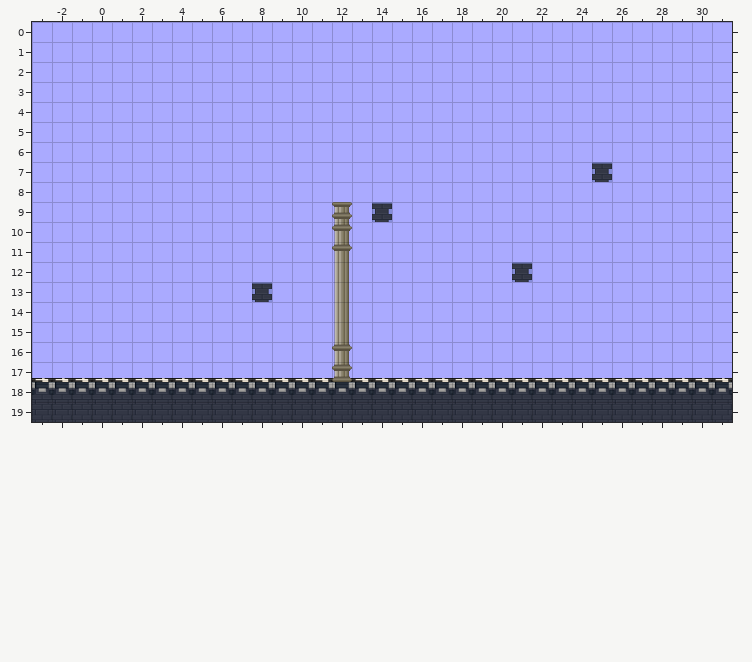
Two versions of a level (Tiled map, res/level/boss_yasha/boss_yasha.tmx). The picture above was drawn from the file before the commit.
Cells are 50x50 px. Shown: x -3..31, y 0..19. The old version is drawn lined up with the new one.
Once edited:
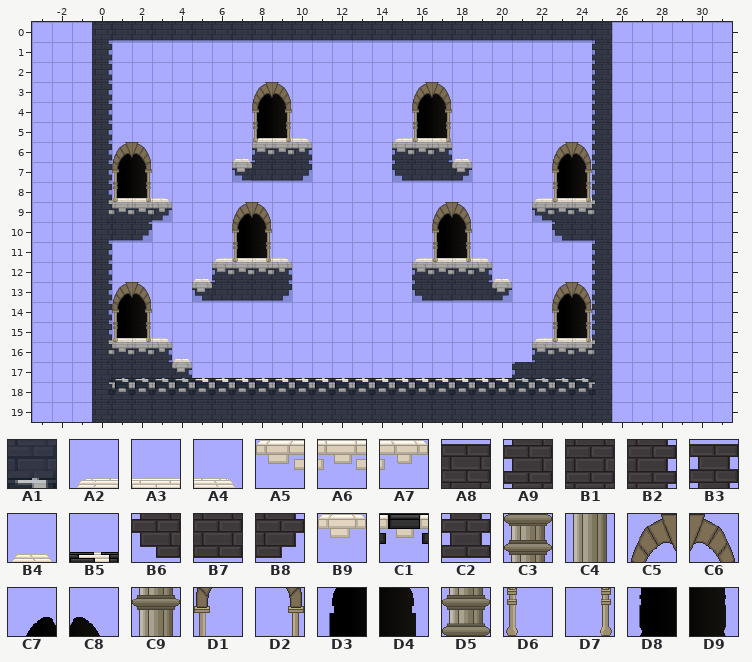
Key: from "tileset_level_boss_yasha": A1 0, A2 3, A3 4, A4 5, A5 31, A6 32, A7 33, A8 63, A9 90, B1 91, B2 92, B3 94, B4 95, B5 97, B6 118, B7 119, B8 120, B9 123, C1 125, C2 150, C3 357, C4 385, C5 387, C6 388, C7 389, C8 390, C9 413, D1 415, D2 416, D3 417, D4 418, D5 441, D6 443, D7 444, D8 445, D9 446.
__ is an empty cell.
Tiles replaced or removed in this view: A1, A8, B1, B3, B5, C1, C3, C4, C9, D5.
See-through tiles are keyed as they look on the map.
Change:
Changed rows in their new state; .. is an unchanged cell.
map size 35x20 -> 26x20 cells (old content now starts at -3,0; both pictures use the new coordinates)
Layer "BG 1":
first column x -3:
 3 .. .. .. .. .. .. .. .. .. .. .. C7 C8 .. .. .. .. .. .. C7 C8 .. .. .. .. .. .. .. .. .. .. .. .. .. ..
 4 .. .. .. .. .. .. .. .. .. .. .. D3 D4 .. .. .. .. .. .. D3 D4 .. .. .. .. .. .. .. .. .. .. .. .. .. ..
 5 .. .. .. .. .. .. .. .. .. .. .. D8 D9 .. .. .. .. .. .. D8 D9 .. .. .. .. .. .. .. .. .. .. .. .. .. ..
 6 .. .. .. .. C7 C8 .. .. .. .. .. A9 B1 B2 .. .. .. .. A9 B1 B2 .. .. .. .. .. C7 C8 .. .. .. .. .. .. ..
 7 .. .. .. .. D3 D4 .. .. .. .. B6 B7 B7 B8 .. .. .. .. B6 B7 B7 B8 .. .. .. .. D3 D4 __ .. .. .. .. .. ..
 8 .. .. .. .. D8 D9 .. .. .. .. .. .. .. .. .. .. .. .. .. .. .. .. .. .. .. .. D8 D9 .. .. .. .. .. .. ..
 9 .. .. .. B1 B1 B1 .. .. .. .. C7 C8 .. .. .. __ .. __ .. .. C7 C8 .. .. .. B6 B1 B1 B1 .. .. .. .. .. ..
10 .. .. .. B7 B7 B8 .. .. .. .. D3 D4 .. .. .. __ .. .. .. .. D3 D4 .. .. .. .. B6 B7 B7 .. .. .. .. .. ..
11 .. .. .. .. .. .. .. .. .. .. D8 D9 .. .. .. __ .. .. .. .. D8 D9 .. .. .. .. .. .. .. .. .. .. .. .. ..
12 .. .. .. .. .. .. .. .. .. A9 B1 B1 B2 .. .. __ .. .. .. A9 B1 B1 B2 .. __ .. .. .. .. .. .. .. .. .. ..
13 .. .. .. .. C7 C8 .. .. B6 B7 B7 B7 B8 .. .. __ .. .. .. B6 B7 B7 B7 B8 .. .. C7 C8 .. .. .. .. .. .. ..
14 .. .. .. .. D3 D4 .. .. .. .. .. .. .. .. .. __ .. .. .. .. .. .. .. .. .. .. D3 D4 .. .. .. .. .. .. ..
15 .. .. .. C2 D8 D9 .. .. .. .. .. .. .. .. .. __ .. .. .. .. .. .. .. .. .. .. D8 D9 .. .. .. .. .. .. ..
16 .. .. .. B1 B1 B1 B2 .. .. .. .. .. .. .. .. __ .. .. .. .. .. .. .. .. .. A9 B1 B1 B2 .. .. .. .. .. ..
17 .. .. .. B1 B1 B1 B1 B2 .. .. .. .. .. .. .. .. .. .. .. .. .. .. .. .. A9 B1 B1 B1 B2 .. .. .. .. .. ..
18 __ __ __ .. .. .. .. .. .. .. .. .. .. .. .. .. .. .. .. .. .. .. .. .. .. .. .. .. .. __ __ __ __ __ __
19 __ __ __ .. .. .. .. .. .. .. .. .. .. .. .. .. .. .. .. .. .. .. .. .. .. .. .. .. .. __ __ __ __ __ __
Layer "BG 2":
first column x -3:
 3 .. .. .. .. .. .. .. .. .. .. .. C5 C6 .. .. .. .. .. .. C5 C6 .. .. .. .. .. .. .. .. .. .. .. .. .. ..
 4 .. .. .. .. .. .. .. .. .. .. .. D1 D2 .. .. .. .. .. .. D1 D2 .. .. .. .. .. .. .. .. .. .. .. .. .. ..
 5 .. .. .. .. .. .. .. .. .. .. .. A2 A3 A4 .. .. .. .. A2 A3 A4 .. .. .. .. .. .. .. .. .. .. .. .. .. ..
 6 .. .. .. .. C5 C6 .. .. .. .. .. A5 A6 A7 .. .. .. .. A5 A6 A7 .. .. .. .. .. C5 C6 .. .. .. .. .. .. ..
 7 .. .. .. .. D1 D2 .. .. .. .. .. B7 B7 B8 .. .. .. .. B6 B7 B7 B8 .. .. .. .. D1 D2 .. .. .. .. .. .. ..
 8 .. .. .. A3 A3 A3 A4 .. .. .. .. .. .. .. .. .. .. .. .. .. .. .. .. .. .. A2 A3 A3 A3 .. .. .. .. .. ..
 9 .. .. .. A6 A6 A6 B8 .. .. .. C5 C6 .. .. .. .. .. .. .. .. C5 C6 .. .. .. A5 A6 A6 A6 .. .. .. .. .. ..
10 .. .. .. .. .. .. .. .. .. .. D1 D2 .. .. .. .. .. .. .. .. D1 D2 .. .. .. .. B6 B7 .. .. .. .. .. .. ..
11 .. .. .. .. .. .. .. .. .. A2 A3 A3 A4 .. .. .. .. .. .. A2 A3 A3 A4 .. .. .. .. .. .. .. .. .. .. .. ..
12 .. .. .. .. .. .. .. .. .. A5 A6 A6 A7 .. .. .. .. .. .. A5 A6 A6 A7 .. .. .. .. .. .. .. .. .. .. .. ..
13 .. .. .. .. C5 C6 .. .. B6 B7 B7 B7 B8 .. .. .. .. .. .. B6 B7 .. .. .. .. .. C5 C6 .. .. .. .. .. .. ..
14 .. .. .. .. D1 D2 .. .. .. .. .. .. .. .. .. .. .. .. .. .. .. .. .. .. .. .. D1 D2 .. .. .. .. .. .. ..
15 .. .. .. A3 A3 A3 A4 .. .. .. .. .. .. .. .. .. .. .. .. .. .. .. .. .. .. A2 A3 A3 A3 .. .. .. .. .. ..
16 .. .. .. A6 A6 A6 A7 .. .. .. .. .. .. .. .. .. .. .. .. .. .. .. .. .. .. A5 A6 A6 A6 .. .. .. .. .. ..
17 __ __ __ .. .. .. .. .. .. .. .. .. .. .. .. .. .. .. .. .. .. .. .. .. .. .. .. .. .. __ __ __ __ __ __
18 __ __ __ .. .. .. .. .. .. .. .. .. .. .. .. .. .. .. .. .. .. .. .. .. .. .. .. .. .. __ __ __ __ __ __
Layer "BG 3":
first column x 1:
 3 .. .. .. .. .. .. .. C5 C6 .. .. .. .. .. .. C5 C6 .. .. .. .. .. .. ..
 4 .. .. .. .. .. .. .. D1 D2 .. .. .. .. .. .. D1 D2 .. .. .. .. .. .. ..
 5 .. .. .. .. .. .. .. D6 D7 .. .. .. .. .. .. D6 D7 .. .. .. .. .. .. ..
 6 C5 C6 .. .. .. .. B4 .. .. .. .. .. .. .. .. .. .. B4 .. .. .. .. C5 C6
 7 D1 D2 .. .. .. .. B9 .. .. .. .. .. .. .. .. .. .. B9 .. .. .. .. D1 D2
 8 D6 D7 .. .. .. .. .. .. .. .. .. .. .. .. .. .. .. .. .. .. .. .. D6 D7
 9 .. .. A7 .. .. .. C5 C6 .. .. .. .. .. .. .. .. C5 C6 .. .. .. .. .. ..
10 .. .. .. .. .. .. D1 D2 .. .. .. .. .. .. .. .. D1 D2 .. .. .. .. .. ..
11 .. .. .. .. .. .. D6 D7 .. .. .. .. .. .. .. .. D6 D7 .. .. .. .. .. ..
12 .. .. .. .. B4 .. .. .. .. .. .. .. .. .. .. .. .. .. .. B4 .. .. .. ..
13 C5 C6 .. .. B9 .. .. .. .. .. .. .. .. .. .. .. .. .. .. B9 .. .. C5 C6
14 D1 D2 .. .. .. .. .. .. .. .. .. .. .. .. .. .. .. .. .. .. .. .. D1 D2
15 D6 D7 .. .. .. .. .. .. .. .. .. .. .. .. .. .. .. .. .. .. .. .. D6 D7
16 .. .. .. B4 .. .. .. .. .. .. .. .. .. .. .. .. .. .. .. .. .. .. .. ..
17 .. .. .. B9 .. .. .. .. .. .. .. __ .. .. .. .. .. .. .. .. .. .. .. ..
Layer "LFG 1":
first column x 0:
 0 B2 .. .. .. .. .. .. .. .. .. .. .. .. .. .. .. .. .. .. .. .. .. .. .. .. A9
 1 B2 .. .. .. .. .. .. .. .. .. .. .. .. .. .. .. .. .. .. .. .. .. .. .. .. A9
 2 B2 .. .. .. .. .. .. .. .. .. .. .. .. .. .. .. .. .. .. .. .. .. .. .. .. A9
 3 B2 .. .. .. .. .. .. .. .. .. .. .. .. .. .. .. .. .. .. .. .. .. .. .. .. A9
 4 B2 .. .. .. .. .. .. .. .. .. .. .. .. .. .. .. .. .. .. .. .. .. .. .. .. A9
 5 B2 .. .. .. .. .. .. .. .. .. .. .. .. .. .. .. .. .. .. .. .. .. .. .. .. A9
 6 B2 .. .. .. .. .. .. .. .. .. .. .. .. .. .. .. .. .. .. .. .. .. .. .. .. A9
 7 B2 .. .. .. .. .. .. .. .. .. .. .. .. .. .. .. .. .. .. .. .. .. .. .. .. A9
 8 B2 .. .. .. .. .. .. .. .. .. .. .. .. .. .. .. .. .. .. .. .. .. .. .. .. A9
 9 B2 .. .. .. .. .. .. .. .. .. .. .. .. .. .. .. .. .. .. .. .. .. .. .. .. A9
10 B2 .. .. .. .. .. .. .. .. .. .. .. .. .. .. .. .. .. .. .. .. .. .. .. .. A9
11 B2 .. .. .. .. .. .. .. .. .. .. .. .. .. .. .. .. .. .. .. .. .. .. .. .. A9
12 B2 .. .. .. .. .. .. .. .. .. .. .. .. .. .. .. .. .. .. .. .. .. .. .. .. A9
13 B2 .. .. .. .. .. .. .. .. .. .. .. .. .. .. .. .. .. .. .. .. .. .. .. .. A9
14 B2 .. .. .. .. .. .. .. .. .. .. .. .. .. .. .. .. .. .. .. .. .. .. .. .. A9
15 B2 .. .. .. .. .. .. .. .. .. .. .. .. .. .. .. .. .. .. .. .. .. .. .. .. A9
16 B2 .. .. .. .. .. .. .. .. .. .. .. .. .. .. .. .. .. .. .. .. .. .. .. .. A9
17 B2 .. .. .. .. .. .. .. .. .. .. .. .. .. .. .. .. .. .. .. .. .. .. .. .. A9
18 B2 .. .. .. .. .. .. .. .. .. .. .. .. .. .. .. .. .. .. .. .. .. .. .. .. A9
Layer "LFG 2":
first column x 0:
 0 B7 B7 B7 B7 B7 B7 B7 B7 B7 B7 B7 B7 B7 B7 B7 B7 B7 B7 B7 B7 B7 B7 B7 B7 B7 B7
Layer "collidable":
first column x -3:
 0 .. .. .. A1 A1 A1 A1 A1 A1 A1 A1 A1 A1 A1 A1 A1 A1 A1 A1 A1 A1 A1 A1 A1 A1 A1 A1 A1 A1 .. .. .. .. .. ..
 1 .. .. .. A1 .. .. .. .. .. .. .. .. .. .. .. .. .. .. .. .. .. .. .. .. .. .. .. .. A1 .. .. .. .. .. ..
 2 .. .. .. A1 .. .. .. .. .. .. .. .. .. .. .. .. .. .. .. .. .. .. .. .. .. .. .. .. A1 .. .. .. .. .. ..
 3 .. .. .. A1 .. .. .. .. .. .. .. .. .. .. .. .. .. .. .. .. .. .. .. .. .. .. .. .. A1 .. .. .. .. .. ..
 4 .. .. .. A1 .. .. .. .. .. .. .. .. .. .. .. .. .. .. .. .. .. .. .. .. .. .. .. .. A1 .. .. .. .. .. ..
 5 .. .. .. A1 .. .. .. .. .. .. .. .. .. .. .. .. .. .. .. .. .. .. .. .. .. .. .. .. A1 .. .. .. .. .. ..
 6 .. .. .. A1 .. .. .. .. .. .. .. A1 A1 A1 .. .. .. .. A1 A1 A1 .. .. .. .. .. .. .. A1 .. .. .. .. .. ..
 7 .. .. .. A1 .. .. .. .. .. .. A1 A1 A1 A1 .. .. .. .. A1 A1 A1 A1 .. .. .. .. .. .. .. .. .. .. .. .. ..
 8 .. .. .. A1 .. .. .. .. .. .. .. .. .. .. .. .. .. .. .. .. .. .. .. .. .. .. .. .. A1 .. .. .. .. .. ..
 9 .. .. .. A1 A1 A1 A1 .. .. .. .. .. .. .. .. .. .. __ .. .. .. .. .. .. .. A1 A1 A1 A1 .. .. .. .. .. ..
10 .. .. .. A1 A1 A1 .. .. .. .. .. .. .. .. .. .. .. .. .. .. .. .. .. .. .. .. A1 A1 A1 .. .. .. .. .. ..
11 .. .. .. A1 .. .. .. .. .. .. .. .. .. .. .. .. .. .. .. .. .. .. .. .. .. .. .. .. A1 .. .. .. .. .. ..
12 .. .. .. A1 .. .. .. .. .. A1 A1 A1 A1 .. .. .. .. .. .. A1 A1 A1 A1 .. __ .. .. .. A1 .. .. .. .. .. ..
13 .. .. .. A1 .. .. .. .. A1 A1 A1 .. A1 .. .. .. .. .. .. A1 A1 A1 A1 A1 .. .. .. .. A1 .. .. .. .. .. ..
14 .. .. .. A1 .. .. .. .. .. .. .. .. .. .. .. .. .. .. .. .. .. .. .. .. .. .. .. .. A1 .. .. .. .. .. ..
15 .. .. .. A1 .. .. .. .. .. .. .. .. .. .. .. .. .. .. .. .. .. .. .. .. .. .. .. .. A1 .. .. .. .. .. ..
16 .. .. .. A1 A1 A1 A1 .. .. .. .. .. .. .. .. .. .. .. .. .. .. .. .. .. .. A1 A1 A1 A1 .. .. .. .. .. ..
17 .. .. .. A1 A1 A1 A1 A1 .. .. .. .. .. .. .. .. .. .. .. .. .. .. .. .. A1 A1 A1 A1 A1 .. .. .. .. .. ..
18 __ __ __ .. .. .. .. .. .. .. .. .. .. .. .. .. .. .. .. .. .. .. .. .. .. .. .. .. .. __ __ __ __ __ __
19 __ __ __ .. .. .. .. .. .. .. .. .. .. .. .. .. .. .. .. .. .. .. .. .. .. .. .. .. .. __ __ __ __ __ __
